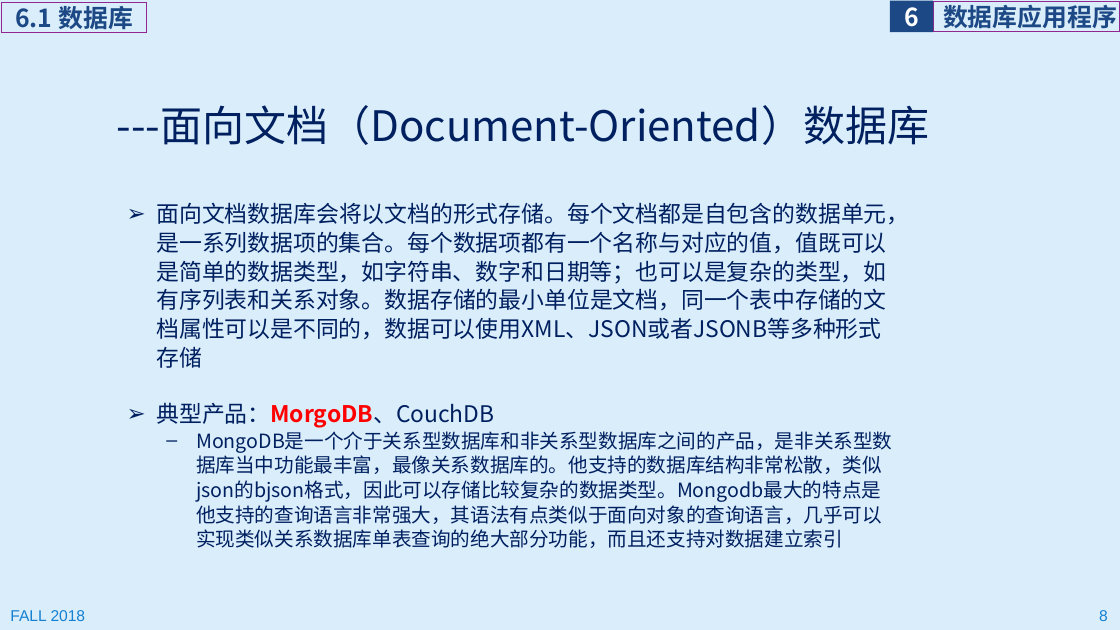
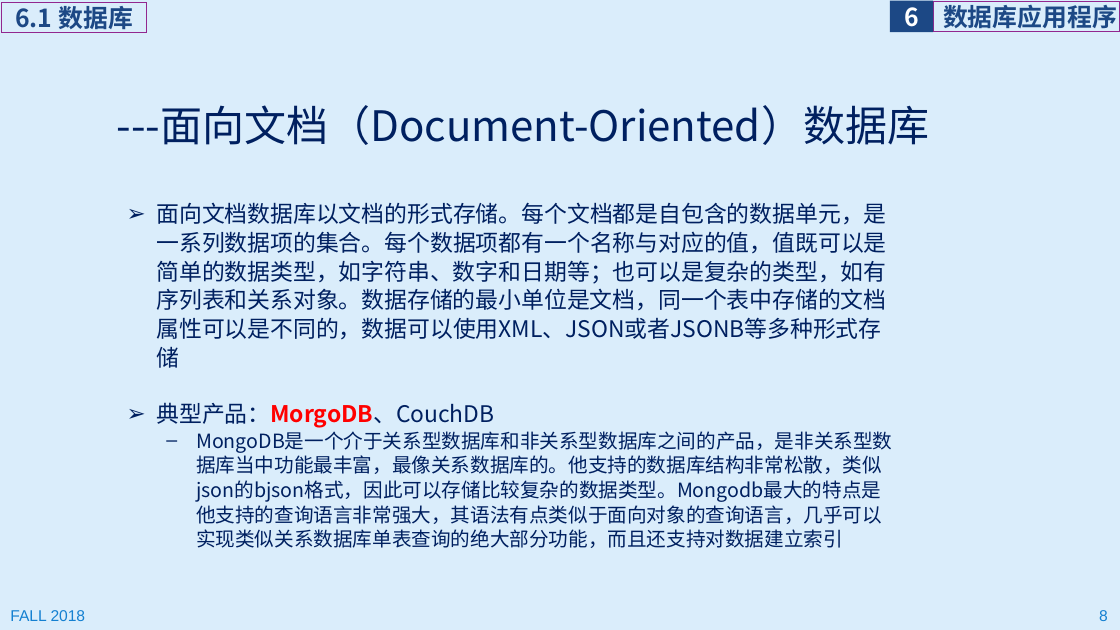
Before and after one commit to jichenghu/ppt_programmingWindows, a slide deck: slide 8 of programmingWindows_6.pptx. Drawn at 1120x630 pixels with LibreOffice and Linux fonts; fonts in the diff are those of the drawing. Boxes give left, top, right and bottom in pixels: in the first picture for what was removed or moved away, otherwise in the second. Text is boxed around its words. In the diff, an @@ line names an element or a change of style, - is before the commit and + after.

```diff
--- a/programmingWindows_6.pptx
+++ b/programmingWindows_6.pptx
@@ text at box(156, 202, 886, 340): text changed @@
-➢ 面向文档数据库会将以文档的形式存储。每个文档都是自包含的数据单元，是一系列数据项的集合。每个数据项都有一个名称与对应的值，值既可以是简单的数据类型，如字符串、数字和日期等；也可以是复杂的类型，如有序列表和关系对象。数据存储的最小单位是文档，同一个表中存储的文档属性可以是不同的，数据可以使用XML、JSON或者JSONB等多种形式存储
+➢ 面向文档数据库以文档的形式存储。每个文档都是自包含的数据单元，是一系列数据项的集合。每个数据项都有一个名称与对应的值，值既可以是简单的数据类型，如字符串、数字和日期等；也可以是复杂的类型，如有序列表和关系对象。数据存储的最小单位是文档，同一个表中存储的文档属性可以是不同的，数据可以使用XML、JSON或者JSONB等多种形式存储
```
Also in this commit, not shown: 4 other slides changed, 1 slide added, 5 other files.
